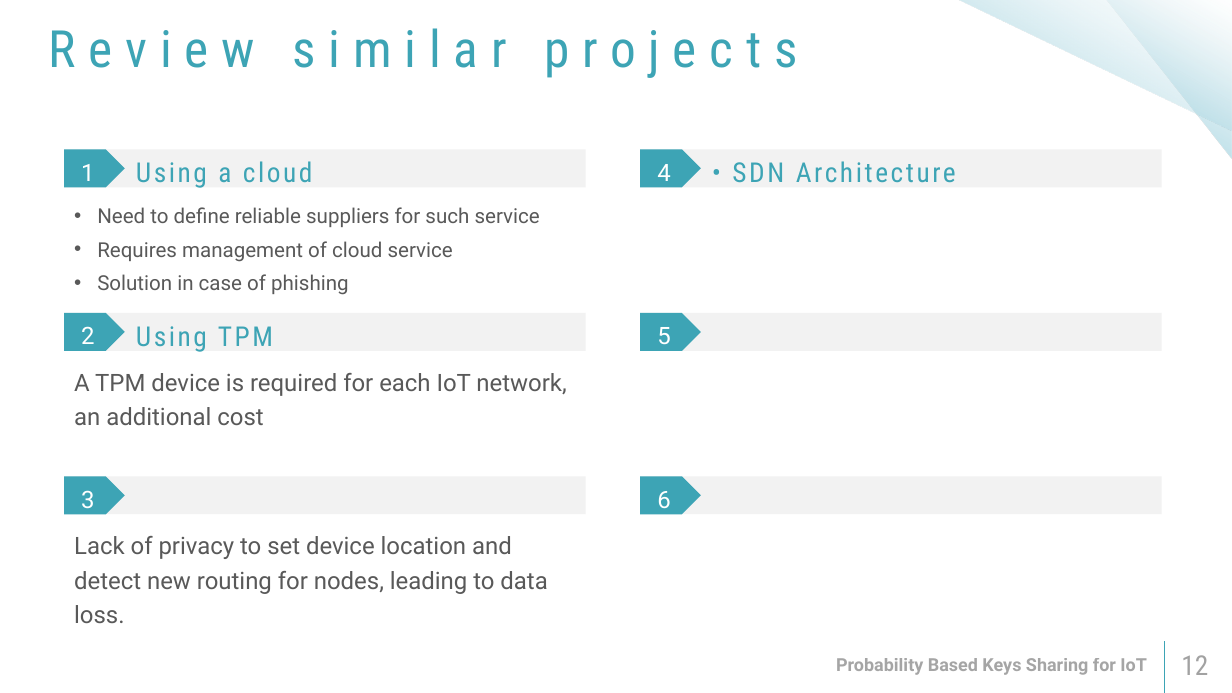
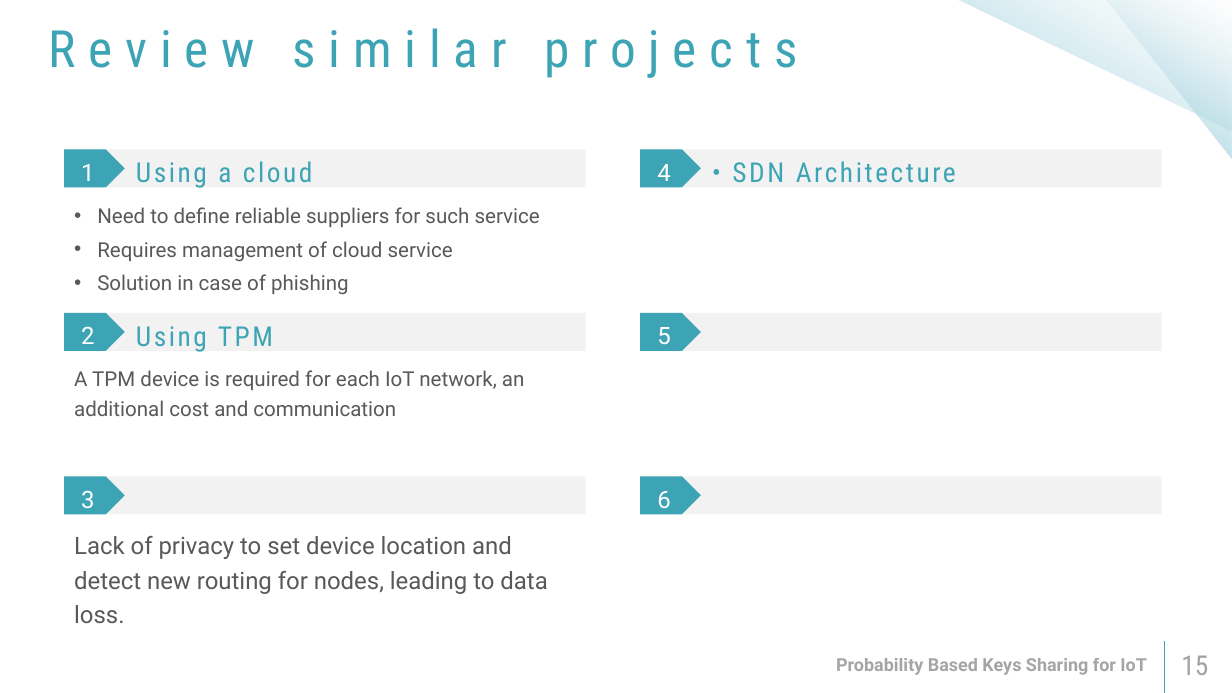
Before and after one commit to reutnagar/distributed-RSA-for-IoT, a slide deck: slide 15 of Docs/Submission/מצגת פרויקט גמר.pptx (slide 12 before the commit). Drawn at 1232x693 pixels with LibreOffice and Linux fonts; fonts in the diff are those of the drawing. Boxes give left, top, right and bottom in pixels: in the first picture for what was removed or moved away, otherwise in the second. Text is boxed around its words. In the diff, an @@ line names an element or a change of style, - is before the commit and + after.

```diff
--- a/Docs/Submission/מצגת פרויקט גמר.pptx
+++ b/Docs/Submission/מצגת פרויקט גמר.pptx
@@ text at [74,370,524,416]: text changed; size 28 to 24 pt @@
-A TPM device is required for each IoT network, an additional cost
+A TPM device is required for each IoT network, an additional cost and communication
@@ page number at [1181,655,1208,675]: text changed @@
-12
+15
```
Also in this commit, not shown: 14 other slides changed, 1 slide added, 115 slides removed, 6 other files.
